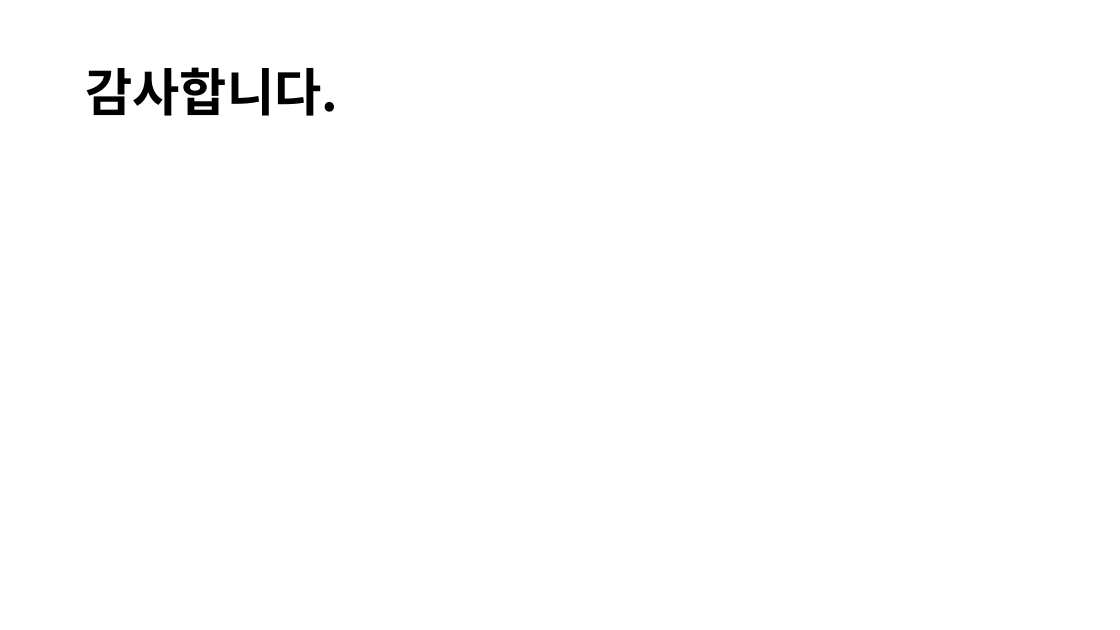
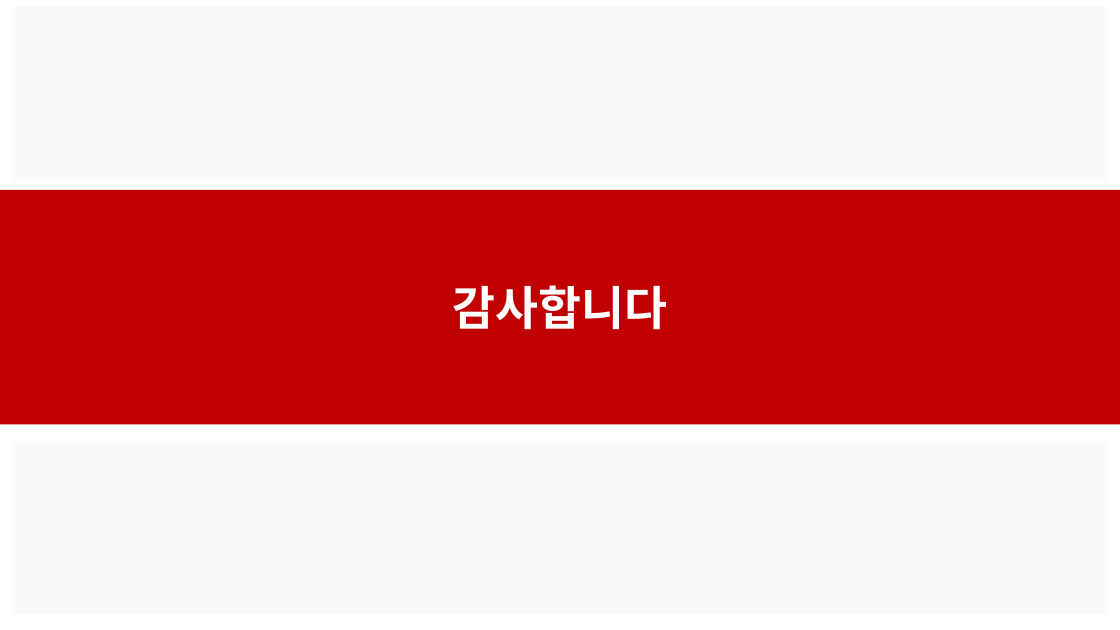
Before and after one commit to Brian-Hong-KR/Gymunity, a slide deck: slide 30 of Doc/최종발표/초안.pptx (slide 22 before the commit). Drawn at 1120x630 pixels with LibreOffice and Linux fonts; fonts in the diff are those of the drawing. Boxes give left, top, right and bottom in pixels: in the first picture for what was removed or moved away, otherwise in the second. Text is boxed around its words. In the diff, an @@ line names an element or a change of style, - is before the commit and + after.

```diff
--- a/Doc/최종발표/초안.pptx
+++ b/Doc/최종발표/초안.pptx
@@ rectangle added at <box>13,7,1107,178</box>, fill #F8F9FA @@
@@ rectangle "감사합니다": place and size @@
-rectangle "감사합니다" at <box>85,67,338,116</box>
+rectangle "감사합니다" at <box>0,190,1120,424</box>
@@ rectangle "감사합니다" at <box>0,190,1120,424</box>: fill none to #C00000 @@
@@ text in rectangle at <box>453,285,667,330</box>: text changed; size 44 to 40 pt; text colour #000000 to #FFFFFF @@
-감사합니다.
+감사합니다
```
Also in this commit, not shown: 4 other slides changed, 25 slides added, 22 slides removed.
